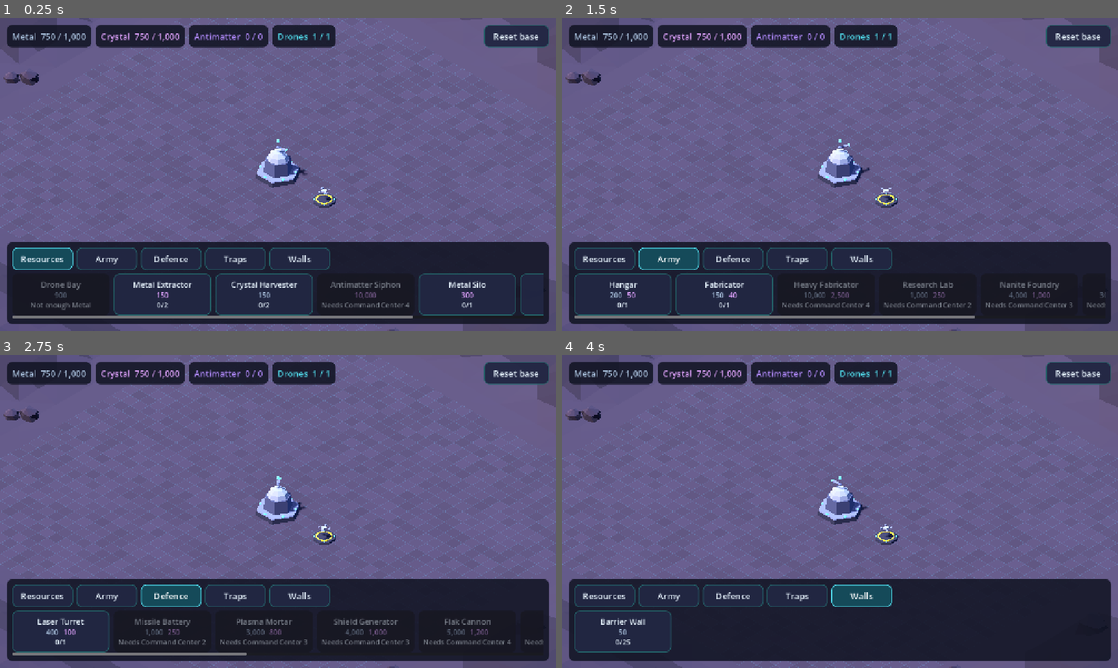
Above: before the commit, frames 1-4 (two rows, left to right).
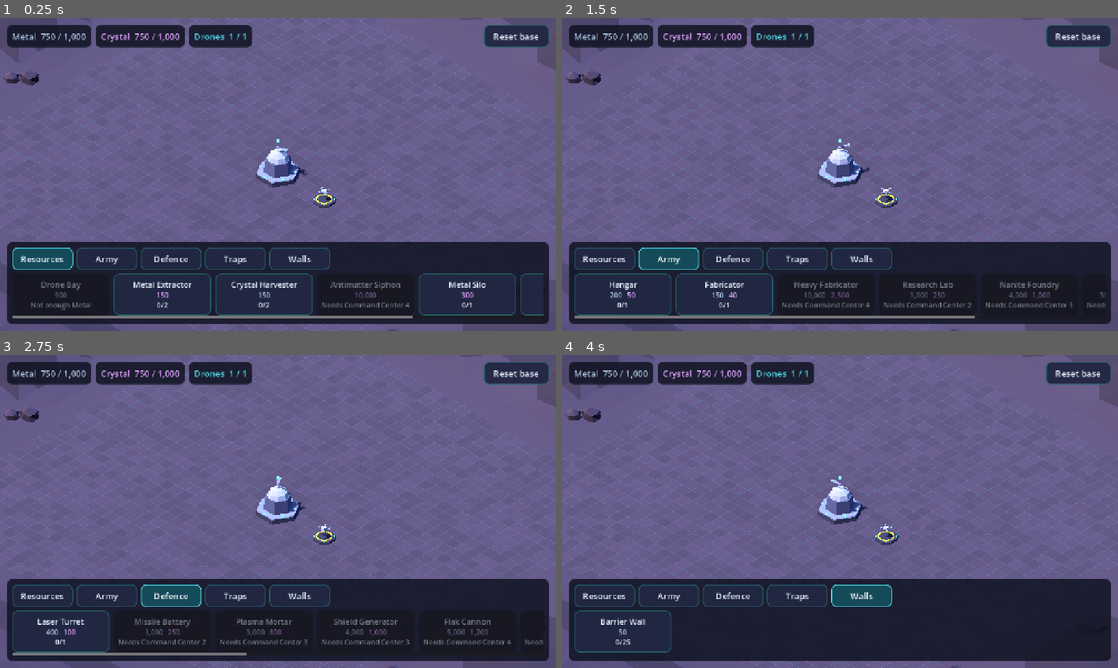
Above: after the commit, the same moments.

Repository: tarnan3751/space-game
Game: Godot game, scene res://scenes/main.tscn
The game is run twice, just before and just after one commit, with the same random seed, the same clock (stepped at 60 frames per second) and the same inputs.
Inputs:
- Up to frame 1 (0.25 s): no input
- Up to frame 2 (1.5 s): click "Resources" at 0.5 s; click "Army" at 1.25 s
- Up to frame 3 (2.75 s): click "Defence" at 2 s
- Up to frame 4 (4 s): click "Traps" at 2.75 s; click "Walls" at 3.5 s

The runs differ from the first frame. In frame 1, 1.2% of the frame differs, in the area x 34-61%, y 2-10%; in frame 2, 1.2%; in frame 3, 1.2%; in frame 4, 1.2%.

Commit message:
Hide a resource in the top bar until the base can store it
The top bar listed every resource, so a new base showed Antimatter 0 / 0 long before anything could produce or store it. A resource whose capacity is 0 is now hidden, and it appears once a building that stores it is finished: antimatter at Command Center 4.

Diff:
--- a/src/game/hud.gd
+++ b/src/game/hud.gd
@@ -78,12 +78,16 @@
 func refresh(state: BaseState, selected_id: int, placing: bool, ghost_ok: bool) -> void:
 	_state = state
 	for res: String in _resource_labels:
+		# A resource the base has no storage for yet (antimatter, early on) is hidden.
+		var capacity := state.capacity(res)
+		var panel: Control = _resource_labels[res].get_parent()
+		panel.visible = capacity > 0
 		var rate := state.production_per_hour(res)
 		var rate_text := "   +%s/h" % Format.amount(rate) if rate > 0 else ""
 		_resource_labels[res].text = "%s  %s / %s%s" % [
 			_catalog.resource_name(res),
 			Format.amount(state.resources[res]),
-			Format.amount(state.capacity(res)),
+			Format.amount(capacity),
 			rate_text,
 		]
 	_builders_label.text = "Drones  %d / %d" % [state.builders_free(), state.builders_total()]
